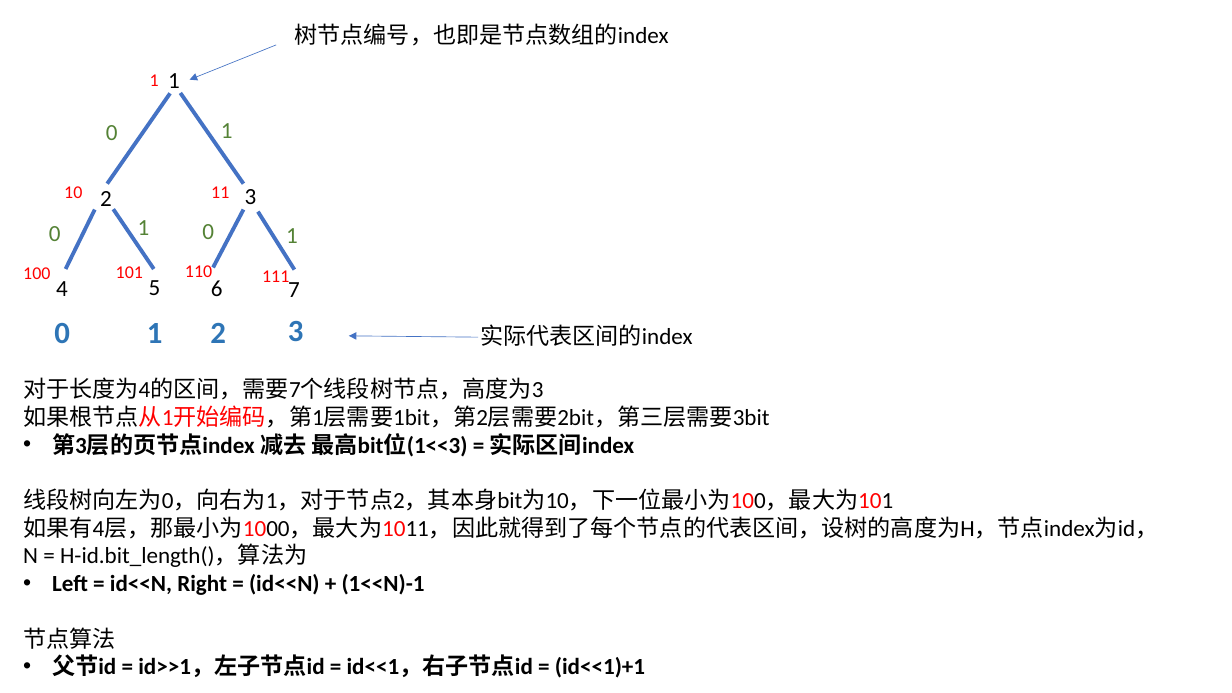
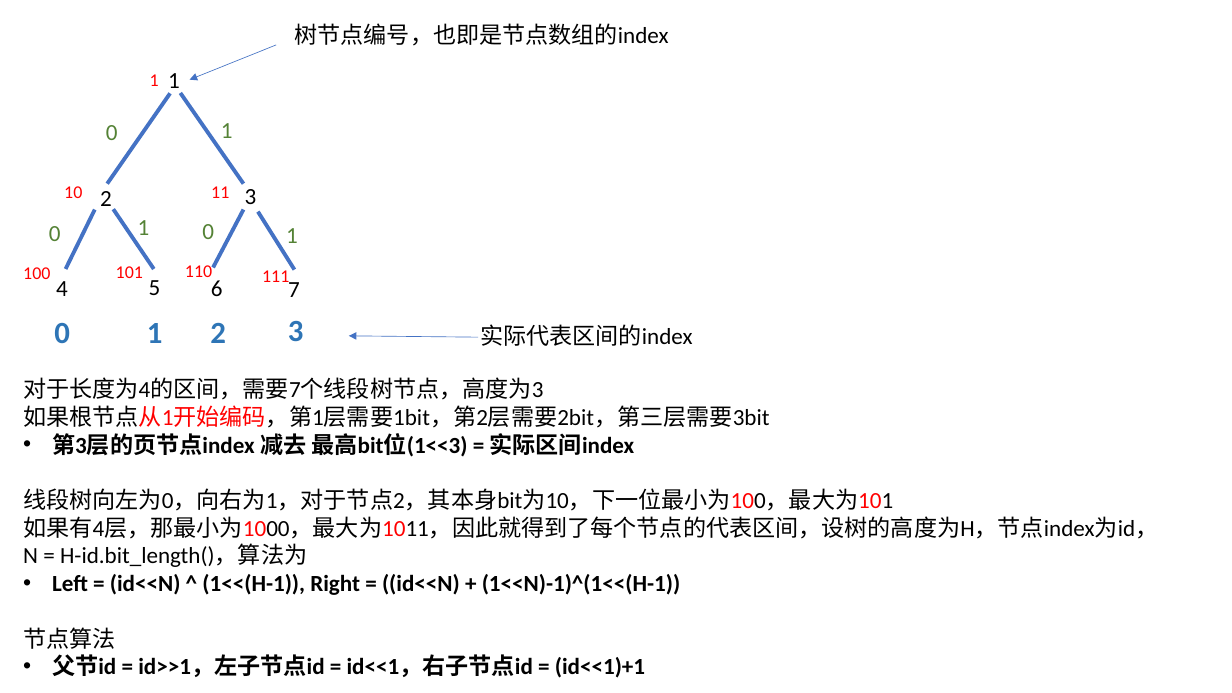
Before and after one commit to xitongsys/notes, a slide deck: slide 1 of computer/algorithm/charts.pptx. Drawn at 1232x693 pixels with LibreOffice and Linux fonts; fonts in the diff are those of the drawing. Boxes give left, top, right and bottom in pixels: in the first picture for what was removed or moved away, otherwise in the second. Text is boxed around its words. In the diff, an @@ line names an element or a change of style, - is before the commit and + after.

```diff
--- a/computer/algorithm/charts.pptx
+++ b/computer/algorithm/charts.pptx
@@ text at (52,574,680,595): text changed @@
-• Left = id<<N, Right = (id<<N) + (1<<N)-1
+• Left = (id<<N) ^ (1<<(H-1)), Right = ((id<<N) + (1<<N)-1)^(1<<(H-1))
```
Also in this commit, not shown: 1 other file.
